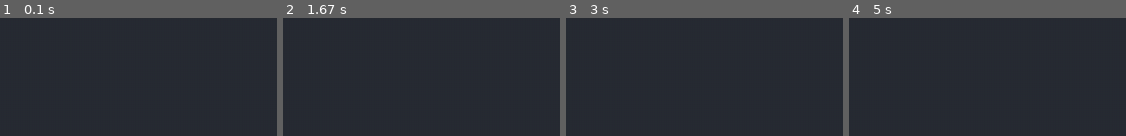
Above: before the commit, frames 1-4 (left to right).
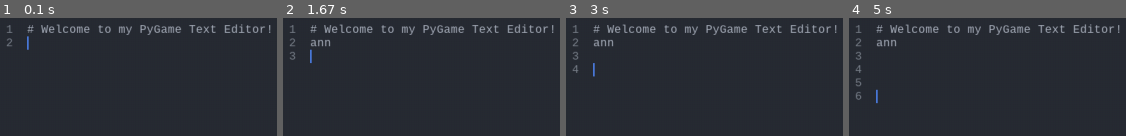
Above: after the commit, the same moments.

Repository: Voxelriffs/Pygame-Text-Editor
Game: pygame game, started from main.py
The game is run twice, just before and just after one commit, with the same random seed, the same clock (stepped at 60 frames per second) and the same inputs.
Inputs:
- Up to frame 1 (0.1 s): no input
- Up to frame 2 (1.67 s): tap Enter at 0.33, 1.55 s; hold Backspace 0.67-1.13 s; hold Right 0.67-1.13 s; type "an" at 1.22 s; type "n" at 1.42 s
- Up to frame 3 (3 s): tap Enter at 1.77 s
- Up to frame 4 (5 s): hold Enter 3.2-3.73 s; hold Left 3.2-3.73 s; tap Enter at 4.88 s

The runs differ from the first frame. In frame 1, 2.6% of the frame differs, in the area x 2-98%, y 5-28%; in frame 2, 2.9%; in frame 3, 2.9%; in frame 4, 3.1%, in the area x 2-98%, y 5-73%.

Commit message:
Add files via upload

Diff:
--- a/main.py
+++ b/main.py
@@ -10,8 +10,16 @@
 clock = pygame.time.Clock()
 
 # Font & Colors
-font = pygame.font.SysFont("consolas", 18)
-BG = (40, 44, 52)
+MAIN_FONT = pygame.font.SysFont("consolas", 18)
+BG_COLOR = (40, 44, 52)
+TEXT_COLOR = (171, 178, 191)
+LINE_NUMBER_COLOR = (123, 130, 140)
+CURSOR_COLOR = (82, 139, 255)
+
+#Editor Starting State
+lines = ["# Welcome to my PyGame Text Editor!", ""]
+cursor_row = 1
+cursor_col = 0
 
 running = True
 while running:
@@ -21,9 +29,59 @@
         if event.type == pygame.QUIT:
             running = False
 
-    screen.fill(BG)
+        elif event.type == pygame.TEXTINPUT:
+            # Insert anything typed at current cursor position
+            current_line = lines[cursor_row]
+            lines[cursor_row] = current_line[:cursor_col] + event.text + current_line[cursor_col:]
+            cursor_col += len(event.text)
+
+        elif event.type == pygame.KEYDOWN:
+            if event.key == pygame.K_BACKSPACE:
+                if cursor_col > 0:
+                    current_line = lines[cursor_row]
+                    lines[cursor_row] = current_line[:cursor_col - 1] + current_line[cursor_col:]
+                    cursor_col -= 1
+                elif cursor_row > 0:
+                    # Move to the end of the previous line
+                    cursor_col = len(lines[cursor_row - 1])
+                    lines[cursor_row - 1] += lines[cursor_row]
+                    del lines[cursor_row]
+                    cursor_row -= 1
+
+            elif event.key == pygame.K_RETURN:
+                current_line = lines[cursor_row]
+                lines.insert(cursor_row + 1, current_line[cursor_col:])
+                lines[cursor_row] = current_line[:cursor_col]
+                cursor_row += 1
+                cursor_col = 0
+
+            elif event.key == pygame.K_LEFT and cursor_col > 0:
+                cursor_col -= 1
+            elif event.key == pygame.K_RIGHT and cursor_col < len(lines[cursor_row]):
+                cursor_col += 1
+
+    # Drawing
+    screen.fill(BG_COLOR)
+
+    char_width, char_height = MAIN_FONT.size(" ")
+    margin_left = 60
+
+    for i, line in enumerate(lines):
+        # Draw line numbers
+        num_surface = MAIN_FONT.render(str(i + 1).rjust(3), True, LINE_NUMBER_COLOR)
+        screen.blit(num_surface, (10, i * char_height + 10))
+
+        # Draw text
+        text_surface = MAIN_FONT.render(line, True, TEXT_COLOR)
+        screen.blit(text_surface, (margin_left, i * char_height + 10))
+
+    # Draw cursor
+    cursor_x = margin_left + (cursor_col * char_width)
+    cursor_y = (cursor_row * char_height) + 10
+    pygame.draw.rect(screen, CURSOR_COLOR, (cursor_x, cursor_y, 2, char_height))
 
     pygame.display.flip()
+    clock.tick(60)
 
 sys.exit()
 pygame.QUIT
